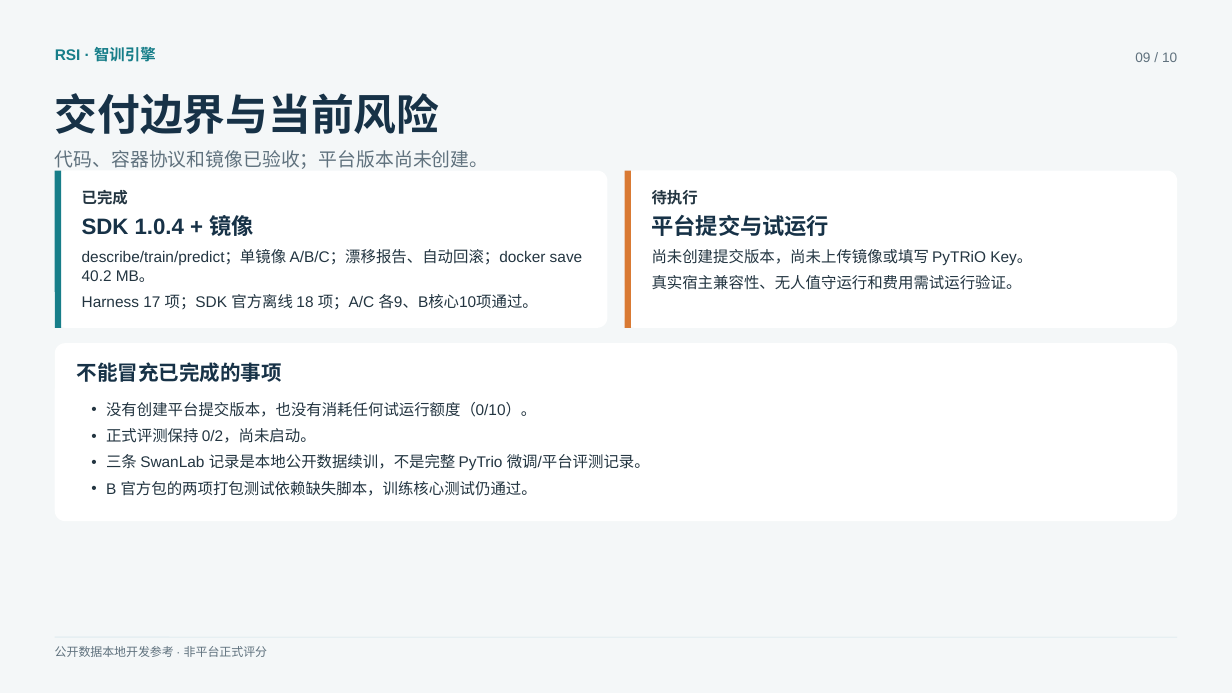
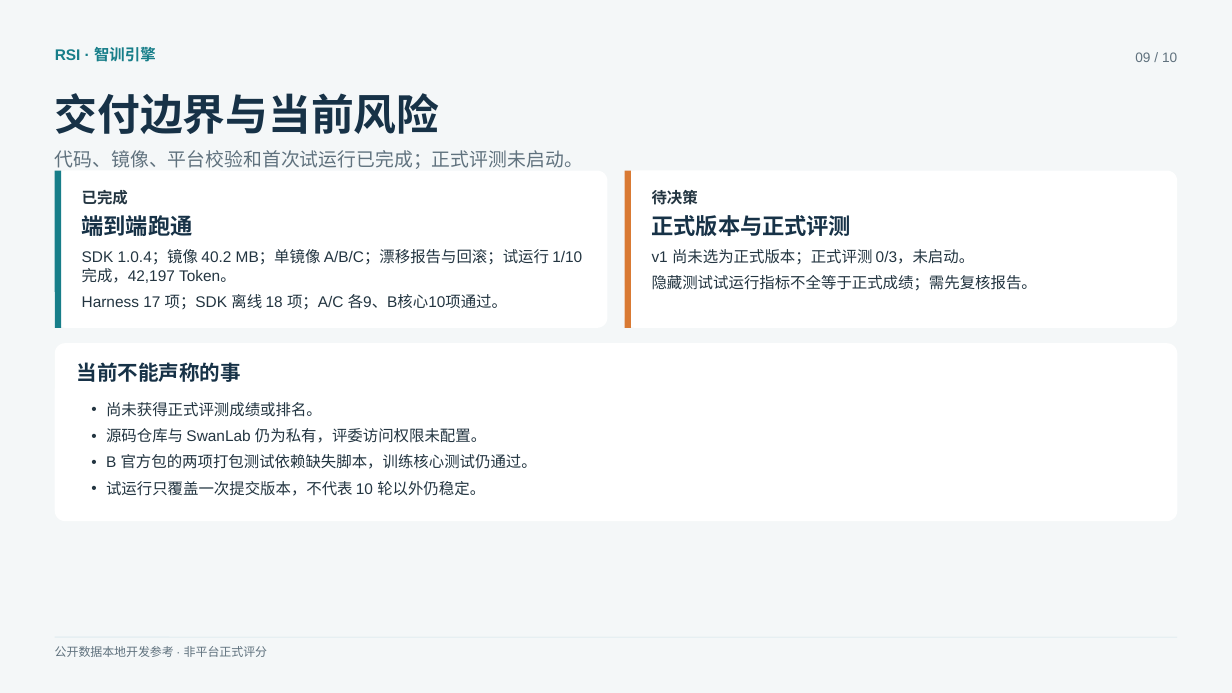
Before and after one commit to roddywise/rsi-competition-starter-kit, a slide deck: slide 9 of submission-2026-11-25/slides/智训引擎答辩.pptx. Drawn at 1232x693 pixels with LibreOffice and Linux fonts; fonts in the diff are those of the drawing. Boxes give left, top, right and bottom in pixels: in the first picture for what was removed or moved away, otherwise in the second. Text is boxed around its words. In the diff, an @@ line names an element or a change of style, - is before the commit and + after.

```diff
--- a/submission-2026-11-25/slides/智训引擎答辩.pptx
+++ b/submission-2026-11-25/slides/智训引擎答辩.pptx
@@ text at <box>55,150,583,172</box>: text changed @@
-代码、容器协议和镜像已验收；平台版本尚未创建。
+代码、镜像、平台校验和首次试运行已完成；正式评测未启动。
@@ text at <box>652,190,698,205</box>: text changed @@
-待执行
+待决策
@@ text at <box>82,212,193,240</box>: text changed @@
-SDK 1.0.4 + 镜像
+端到端跑通
@@ text at <box>652,215,852,236</box>: text changed @@
-平台提交与试运行
+正式版本与正式评测
@@ text at <box>82,249,582,283</box>: text changed @@
-describe/train/predict；单镜像 A/B/C；漂移报告、自动回滚；docker save 40.2 MB。
+SDK 1.0.4；镜像 40.2 MB；单镜像 A/B/C；漂移报告与回滚；试运行 1/10 完成，42,197 Token。
@@ text at <box>652,249,974,264</box>: text changed @@
-尚未创建提交版本，尚未上传镜像或填写 PyTRiO Key。
+v1 尚未选为正式版本；正式评测 0/3，未启动。
@@ text at <box>82,294,507,310</box>: text changed @@
-Harness 17 项；SDK 官方离线 18 项；A/C 各9、B核心10项通过。
+Harness 17 项；SDK 离线 18 项；A/C 各9、B核心10项通过。
@@ text at <box>652,275,1037,291</box>: text changed @@
-真实宿主兼容性、无人值守运行和费用需试运行验证。
+隐藏测试试运行指标不全等于正式成绩；需先复核报告。
@@ text at <box>77,362,241,382</box>: text changed @@
-不能冒充已完成的事项
+当前不能声称的事
@@ text at <box>106,402,486,443</box>: text changed @@
-• 没有创建平台提交版本，也没有消耗任何试运行额度（0/10）。
-• 正式评测保持 0/2，尚未启动。
-• 三条 SwanLab 记录是本地公开数据续训，不是完整 PyTrio 微调/平台评测记录。
+• 尚未获得正式评测成绩或排名。
+• 源码仓库与 SwanLab 仍为私有，评委访问权限未配置。
@@ text at <box>106,481,485,496</box>: paragraph added @@
+• 试运行只覆盖一次提交版本，不代表 10 轮以外仍稳定。
```
Also in this commit, not shown: 3 other slides changed, 15 other files.
